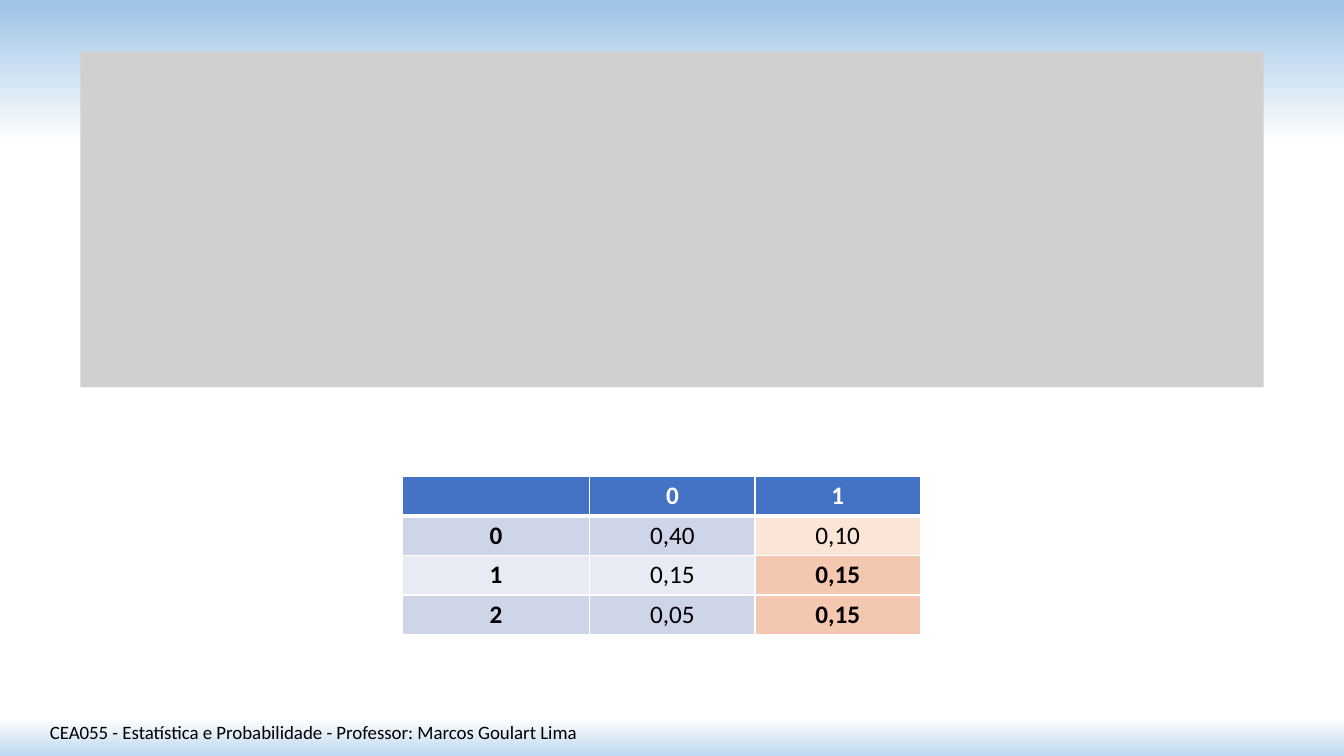
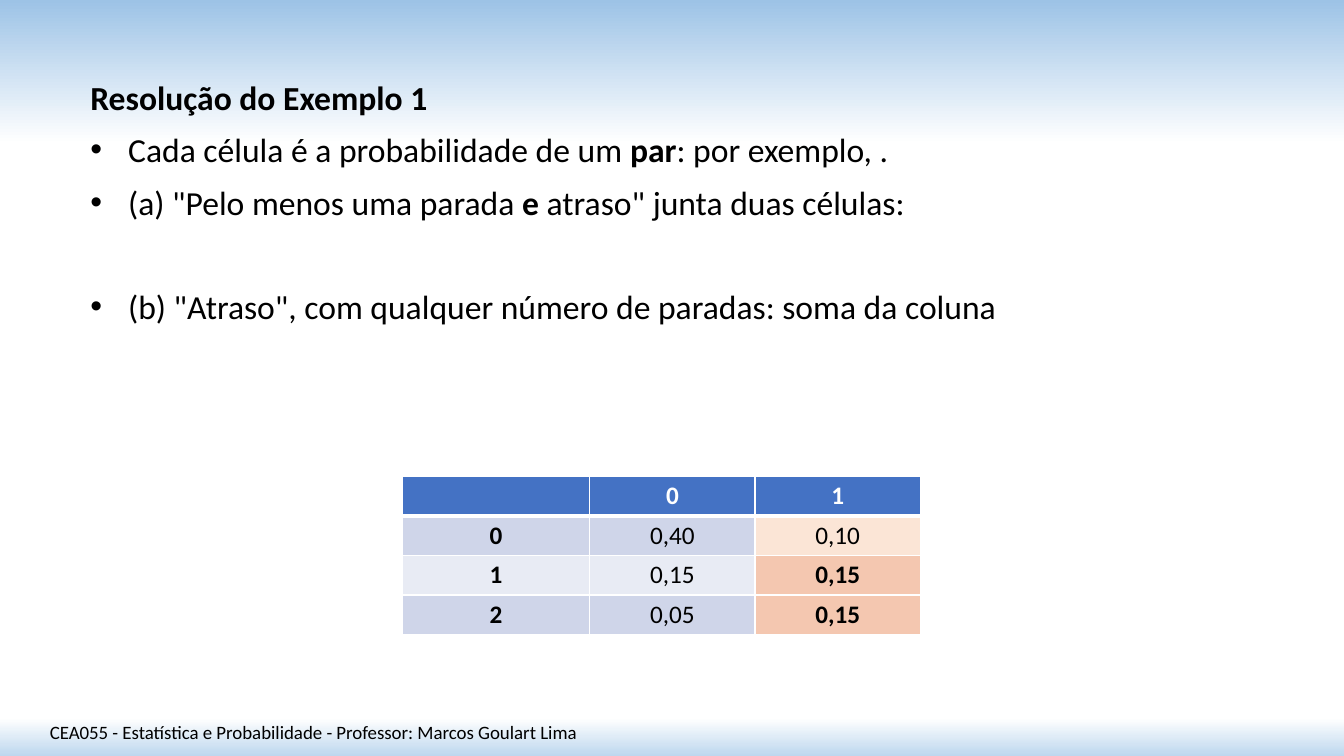
Before and after one commit to matmarcos/minhas-aulas, a slide deck: slide 5 of content/2026-2/cea055-estatistica-probabilidade/23-va-multidimensionais-distribuicoes-conjuntas/Aula_23_VA_Multidimensionais_Distribuicoes_Conjuntas_SITE.pptx. Drawn at 1344x756 pixels with LibreOffice and Linux fonts; fonts in the diff are those of the drawing; grey boxes stand for pictures. Boxes give left, top, right and bottom in pixels: in the first picture for what was removed or moved away, otherwise in the second. Text is boxed around its words. In the diff, an @@ line names an element or a change of style, - is before the commit and + after.

```diff
--- a/content/2026-2/cea055-estatistica-probabilidade/23-va-multidimensionais-distribuicoes-conjuntas/Aula_23_VA_Multidimensionais_Distribuicoes_Conjuntas_SITE.pptx
+++ b/content/2026-2/cea055-estatistica-probabilidade/23-va-multidimensionais-distribuicoes-conjuntas/Aula_23_VA_Multidimensionais_Distribuicoes_Conjuntas_SITE.pptx
@@ picture removed at [81,51,1264,387] @@
@@ text added at [90,86,996,325], 24 pt, text #000000 @@
+Resolução do Exemplo 1
+• Cada célula é a probabilidade de um par: por exemplo, .
+• (a) "Pelo menos uma parada e atraso" junta duas células:
+• (b) "Atraso", com qualquer número de paradas: soma da coluna
```
Also in this commit, not shown: 5 other slides changed, 2 slides added, 3 other files.
